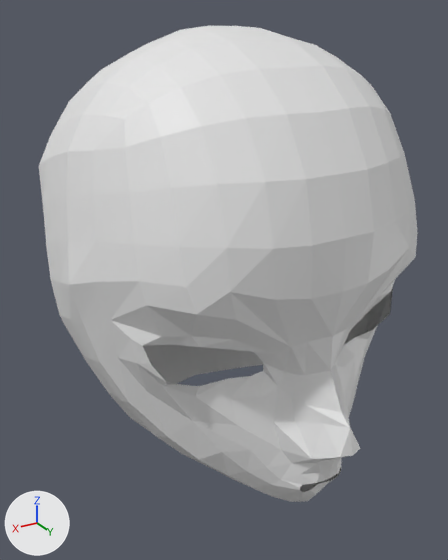
Before and after pictures for a commit that changed the Blender file 3danime1/myanimehead1.blend.
The view is the same before and after, from a 50 mm lens placed at (0.193, 0.339, 1.861), pointed at (-0.002, 0.015, 1.699). Lighting does not change. The marker at lower left points along +X, +Y and +Z.
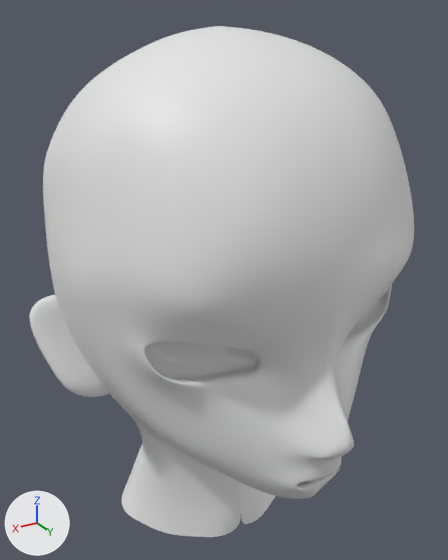
Commit message: completed chapter one

What differs and where, as boxes [x1, y1, x2, y2] in the pictures (448 x 560 px):
'Plane', reshaped, modifiers changed (7% taller): before [39, 26, 418, 502]; after [30, 26, 414, 537]
part 1 of me_plane, added: after [145, 285, 392, 385]
part 2 of me_plane, built on: before [109, 354, 316, 502]; after [30, 294, 341, 537]
part 3 of me_plane, shading changed: before [39, 26, 418, 501]; after [43, 26, 414, 499]

Diff of the bpy script that builds the scene:
```diff
--- a/3danime1/myanimehead1.blend.py
+++ b/3danime1/myanimehead1.blend.py
@@ me_plane @@
 # used by ob_plane; location = (0.0, 0.0, 1.7443); rotation_euler = (1.571, 0.0, 0.0), in degrees (90, 0, 0); scale = (-0.0145, -0.0145, -0.0145)
-me_plane.from_pydata(...)  # 265 vertices, 232 faces; spans x -7.6..0.0, y -7.6..12.2, z -7.1..10.3
+me_plane.from_pydata(...)  # 480 vertices, 442 faces; spans x -8.6..0.0, y -7.6..16.4, z -7.1..10.3
+# me_plane part 1
+# 44 vertices are added at x -6.4..-1.3, y 2.2..4.5, z 4.7..6.7
+# 7 new vertices lie (0.0, 0.1, -0.4) away from vertices in x -5.4..-1.7, y 2.7..4.3, z 6.3..7.3
+# 56 new faces join them
+# me_plane part 2
+# 6 faces are deleted
+# 3 vertices in x 0.0, y 10.5..11.5, z 5.7..8.0 move by (0.0, -0.1, 0.0)
+# 18 vertices move from x -5.0..0.0, y 8.4..12.2, z -1.7..4.4 to x -5.4..0.0, y 7.9..11.6, z -1.8..4.3
+# 157 vertices are added at x -8.6..0.0, y 2.5..16.4, z -2.9..8.8
+# 7 new vertices lie (0.0, 0.6, -0.1) away from vertices in x -3.8..0.0, y 10.9..12.0, z -1.5..2.6
+# 160 new faces join them
+# me_plane part 3: 226 kept faces spanning x -7.6..0.0, y -7.6..11.6, z -7.1..10.3 are now shaded smooth
@@ ob_plane @@
 ob_plane.scale = (-0.0145, -0.0145, -0.0145)
+_m = ob_plane.modifiers.new('Subdivision', 'SUBSURF')
 _m = ob_plane.modifiers.new('Mirror', 'MIRROR')
```
